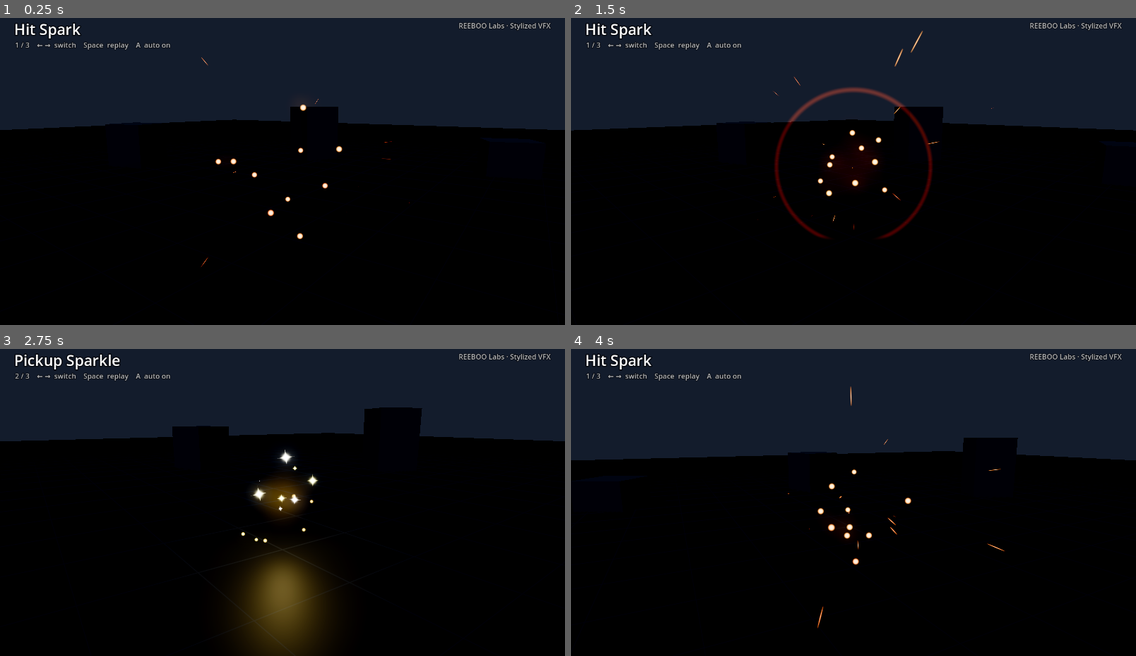
Above: before the commit, frames 1-4 (two rows, left to right).
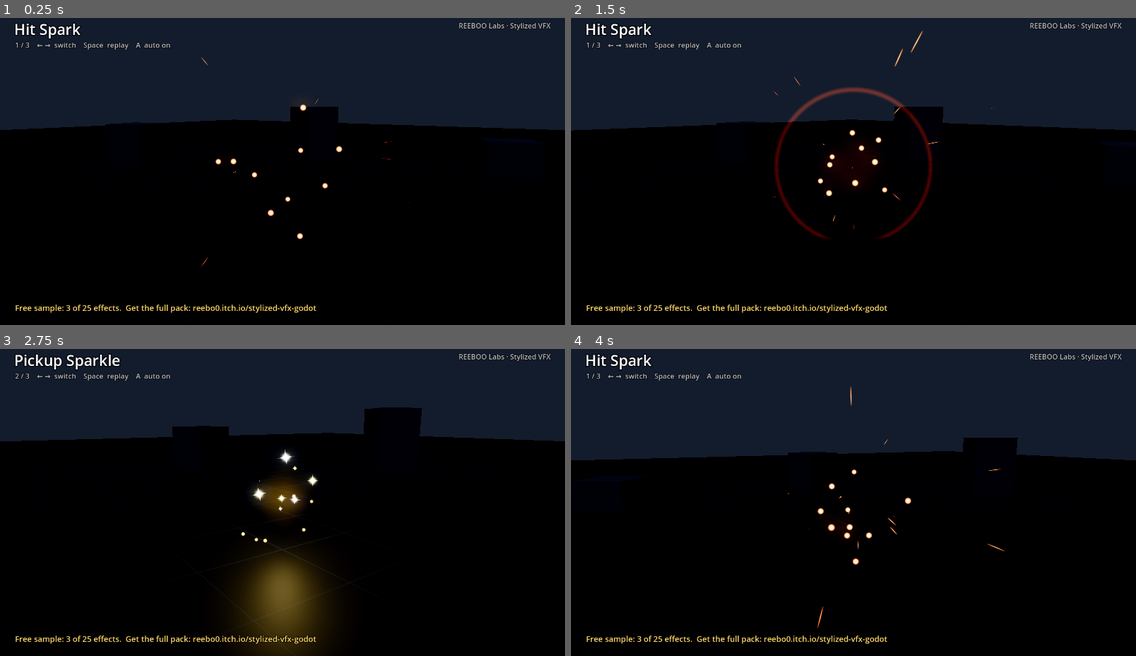
Above: after the commit, the same moments.

Repository: REEBO0/reeboo-stylized-vfx-free
Game: Godot game, scene res://demo/demo.tscn
The game is run twice, just before and just after one commit, with the same random seed, the same clock (stepped at 60 frames per second) and the same inputs.
Inputs:
- Up to frame 1 (0.25 s): no input
- Up to frame 2 (1.5 s): tap Enter (ui_accept) at 0.5, 0.77 s; hold Right (ui_right) 0.53-1.28 s; hold Left (ui_left) from 1.28 s (still down)
- Up to frame 3 (2.75 s): tap Enter (ui_accept) at 1.52 s; release Left (ui_left) at 2.03 s; hold Right (ui_right) from 2.03 s (still down)
- Up to frame 4 (4 s): tap Enter (ui_accept) at 3.02, 3.77 s; release Right (ui_right) at 3.53 s; hold Left (ui_left) from 3.53 s (still down)

The runs differ from the first frame. In frame 1, 0.5% of the frame differs, in the area x 2-56%, y 93-97%; in frame 2, 0.5%; in frame 3, 0.5%; in frame 4, 0.5%.

Commit message:
v1.2: demo links to full pack, fix repo and store URLs

Diff:
--- a/demo/demo.gd
+++ b/demo/demo.gd
@@ -7,6 +7,9 @@
 
 const EFFECT_DIR := "res://addons/reeboo_vfx/effects/"
 const GROUND_SHADER := preload("res://demo/ground.gdshader")
+## The free sample shows a link to the full pack (hidden when every effect is present).
+const FULL_PACK_EFFECTS := 25
+const FULL_PACK_URL := "https://reebo0.itch.io/stylized-vfx-godot"
 
 ## Camera framing per effect: [look-at height, distance, camera height].
 const FRAMING := {
@@ -225,3 +228,17 @@
 	brand.offset_left = -360
 	brand.offset_right = -32
 	brand.offset_top = 28
+	if effects.size() < FULL_PACK_EFFECTS:
+		var upsell := LinkButton.new()
+		upsell.text = "Free sample: %d of %d effects.  Get the full pack: %s" % [effects.size(), FULL_PACK_EFFECTS, FULL_PACK_URL.trim_prefix("https://")]
+		upsell.uri = FULL_PACK_URL
+		upsell.underline = LinkButton.UNDERLINE_MODE_ON_HOVER
+		upsell.add_theme_font_size_override("font_size", 18)
+		upsell.add_theme_color_override("font_color", Color(1.0, 0.85, 0.4))
+		upsell.add_theme_color_override("font_outline_color", Color(0, 0, 0, 0.7))
+		upsell.add_theme_constant_override("outline_size", 6)
+		ui.add_child(upsell)
+		upsell.set_anchors_preset(Control.PRESET_BOTTOM_LEFT)
+		upsell.offset_left = 34
+		upsell.offset_top = -52
+		upsell.offset_bottom = -24
Not shown, changed: FREE_SAMPLE.md
Not shown, changed: addons/reeboo_vfx/README.md
